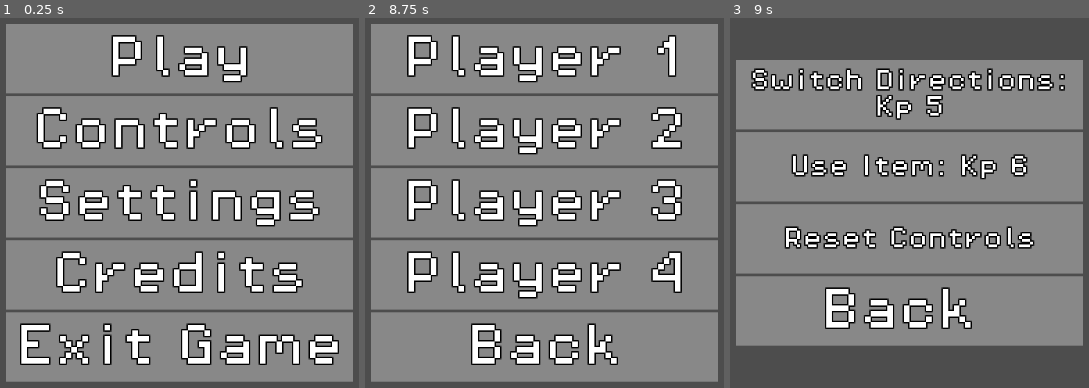
Above: before the commit, frames 1-3 (left to right).
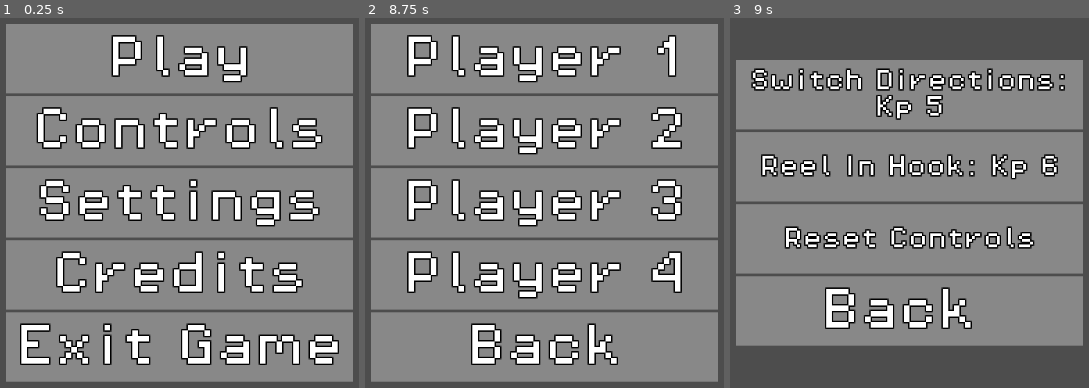
Above: after the commit, the same moments.

Repository: thebigpig905/tsa-game
Game: Godot game, scene res://Scenes/main.tscn
The game is run twice, just before and just after one commit, with the same random seed, the same clock (stepped at 60 frames per second) and the same inputs.
Inputs (mouse positions are in pixels of both pictures, inside the frame that each line leads up to):
- Up to frame 1 (0.25 s): no input
- Up to frame 2 (8.75 s): tap Enter at 0.5, 2, 3.5 s; move the mouse to (720, 180) at 0.52 s; tap Keypad 0 (0) at 0.6, 1.35, 2.3, 2.85, 3.6, 4.55, 5.1, 5.85, 6.8, 7.35, 8.1 s; tap Space at 1.25, 2.75, 4.25 s; move the mouse to (382, 225) at 1.27 s; move the mouse to (623, 103) at 2.02 s; click (623, 103) at 2.1 s; move the mouse to (505, 291) at 2.77 s; move the mouse to (outside the picture) at 3.52 s; move the mouse to (outside the picture) at 4.27 s; click (outside the picture) at 4.35 s; move the mouse to (583, 203) at 5.02 s; move the mouse to (426, 88) at 5.77 s; move the mouse to (720, 180) at 6.52 s; click (720, 180) at 6.6 s; move the mouse to (382, 225) at 7.27 s; move the mouse to (623, 103) at 8.02 s
- Up to frame 3 (9 s): move the mouse to (870, 291) at 8.77 s; click (870, 291) at 8.85 s

Frames 1-2 are identical in both runs. In frame 3, 3.1% of the frame differs, in the area x 8-92%, y 36-44%.

Commit message:
added powerups

Diff:
--- a/Scenes/level.tscn
+++ b/Scenes/level.tscn
@@ -1,8 +1,9 @@
-[gd_scene load_steps=5 format=3 uid="uid://bdhr0jkcfalc3"]
+[gd_scene load_steps=6 format=3 uid="uid://bdhr0jkcfalc3"]
 
 [ext_resource type="Script" path="res://Scripts/Game/level.gd" id="1_ngj87"]
 [ext_resource type="PackedScene" uid="uid://vl27g7nuolo1" path="res://Scenes/player.tscn" id="2_6ku75"]
 [ext_resource type="Texture2D" uid="uid://cna5xt1ouy52k" path="res://Assets/Placeholders/wall.png" id="3_a6txe"]
+[ext_resource type="Texture2D" uid="uid://u5ha568t88up" path="res://Assets/Placeholders/sheild.png" id="4_myn7e"]
 
 [sub_resource type="RectangleShape2D" id="RectangleShape2D_cjv0f"]
 size = Vector2(8.5, 9)
@@ -74,3 +75,19 @@
 
 [node name="CollisionShape2D" type="CollisionShape2D" parent="SubViewportContainer/SubViewport/Bottom"]
 shape = SubResource("RectangleShape2D_cjv0f")
+
+[node name="FrenzyTimer" type="Timer" parent="."]
+wait_time = 30.0
+one_shot = true
+
+[node name="sheild" type="TextureRect" parent="."]
+custom_minimum_size = Vector2(64, 64)
+layout_mode = 0
+offset_left = 12.0
+offset_top = 1.0
+offset_right = 76.0
+offset_bottom = 65.0
+texture = ExtResource("4_myn7e")
+
+[connection signal="power" from="SubViewportContainer/SubViewport/Player" to="." method="_on_player_power"]
+[connection signal="timeout" from="FrenzyTimer" to="SubViewportContainer/SubViewport/Player" method="_on_frenzy_timer_timeout"]
--- a/Scenes/player.tscn
+++ b/Scenes/player.tscn
@@ -7,7 +7,7 @@
 radius = 11.7047
 
 [sub_resource type="CircleShape2D" id="CircleShape2D_fx8si"]
-radius = 16.7631
+radius = 19.0
 
 [node name="Player" type="CharacterBody2D"]
 script = ExtResource("1_8lnu7")
--- a/Scripts/Game/level.gd
+++ b/Scripts/Game/level.gd
@@ -11,13 +11,14 @@
 @onready var top: StaticBody2D = $SubViewportContainer/SubViewport/Top
 @onready var bottom: StaticBody2D = $SubViewportContainer/SubViewport/Bottom
 var prev:Vector2 = Vector2(1 , 1)
-var level:int = 1
+var level:int = 0
 var fish_left:int = 0
 
 var len = 1000
 var maxY:int
 
 var fishes = []
+var sheilded:bool = false
 
 
 func _ready() -> void:
@@ -51,6 +52,7 @@
 
 
 func _process(delta: float) -> void:
+	$sheild.visible = sheilded
 	if get_parent().paused == true:
 		player.p = 0
 		for i in fishes:
@@ -69,12 +71,17 @@
 			player.dir.x = prev.x
 		player.dir.y = -1
 	if player.position.y <= 0 + (player.size.y / 2):
+		player.ext = Vector2(1 , 1)
+		player.scale = Vector2(1 , 1)
 		player.dir.y = 1
-		Global.scores[loaded] += player.held * 100
-		if fish_left <= Global.settings["weight"] / 2:
+		if $FrenzyTimer.time_left != 0:
+			Global.scores[loaded] += player.held * 150
+		else:
+			Global.scores[loaded] += player.held * 100
+		if fish_left <= Global.settings["weight"] - 1:
 			fish_left = 0
+			level += 1
 			create_fishes()
-			level += 1
 		player.held = 0
 
 
@@ -93,6 +100,13 @@
 			else:
 				if player.dir == Vector2(0 , 2):
 					player.dir = prev
+		if event.as_text() == Global.use[loaded]:
+			if event.is_pressed() == true:
+				if event.is_echo() == false:
+					if player.held > 0:
+						if player.dir.y == 2:
+							player.dir.x = prev.x
+						player.dir.y = -1
 
 func create_fishes():
 	for i in $SubViewportContainer/SubViewport.get_children():
@@ -112,4 +126,45 @@
 			newFish.position.x = randi_range(10 , lvlsize.x - 10)
 			newFish.position.y = (100 * i) + 200
 			fishes.append(newFish)
-			$SubViewportContainer/SubViewport.add_child(newFish)
+	var bad = []
+	for i in fishes:
+		if i.type == "fish":
+			bad.append(i)
+	for i in clamp(level , 0 , Global.settings["length"] * 2):
+		var rand = randi_range(0 , bad.size() - 1)
+		if bad[rand].type != "bad":
+			bad[rand].type = "bad"
+			fish_left -= 1
+	for i in fishes:
+		$SubViewportContainer/SubViewport.add_child(i)
+
+
+func _on_player_power(type: Variant) -> void:
+	match type:
+		"sheild":
+			sheilded = true
+		"pslow":
+			for i in get_parent().get_child_count():
+				if get_parent().get_child(i).has_method("_on_player_power"):
+					if get_parent().get_child(i) != self:
+						if get_parent().get_child(i).sheilded == false:
+							get_parent().get_child(i).player.ext = Vector2(0.5 , 1)
+						else:
+							get_parent().get_child(i).sheilded = false
+		"pfast":
+			for i in get_parent().get_child_count():
+				if get_parent().get_child(i).has_method("_on_player_power"):
+					if get_parent().get_child(i) != self:
+						if get_parent().get_child(i).sheilded == false:
+							for k in get_parent().get_child(i).get_child(0).get_child(0).get_children():
+								if k.has_method("fish"):
+									k.speed = randi_range(175 , 300)
+						else:
+							get_parent().get_child(i).sheilded = false
+		"bonus":
+			Global.scores[loaded] += 50
+		"size":
+			player.scale = Vector2(2 , 2)
+		"frenzy":
+			$FrenzyTimer.start()
+			player.frenzy = true
--- a/Scripts/Game/player.gd
+++ b/Scripts/Game/player.gd
@@ -1,4 +1,5 @@
 extends CharacterBody2D
+signal power(type)
 var held: int = 0
 var specials
 var dir = Vector2(0 , 0)
@@ -7,6 +8,7 @@
 var size: Vector2 = Vector2(16 , 30)
 var plr:int
 var p = 1
+var frenzy:bool = false
 
 # Called every frame. 'delta' is the elapsed time since the previous frame.
 func _physics_process(delta: float) -> void:
@@ -16,7 +18,20 @@
 
 func _on_area_2d_body_entered(body: Node2D) -> void:
 	if body.type == "fish":
-		if held < Global.settings["weight"]:
+		if !frenzy:
+			if held < Global.settings["weight"]:
+				held += 1
+				get_parent().get_parent().get_parent().fish_left -= 1
+				for i in get_parent().get_parent().get_parent().fishes.size():
+					if get_parent().get_parent().get_parent().fishes[i] == body:
+						get_parent().get_parent().get_parent().fishes.remove_at(i)
+						break
+				for i in get_parent().get_children():
+					if i == body:
+						get_parent().remove_child(i)
+						i.queue_free()
+						break
+		else:
 			held += 1
 			get_parent().get_parent().get_parent().fish_left -= 1
 			for i in get_parent().get_parent().get_parent().fishes.size():
@@ -28,6 +43,35 @@
 					get_parent().remove_child(i)
 					i.queue_free()
 					break
+	if body.type == "bad":
+		if ! get_parent().get_parent().get_parent().sheilded:
+			Global.scores[plr] -= 250
+		else:
+			get_parent().get_parent().get_parent().sheilded = false
+		for i in get_parent().get_parent().get_parent().fishes.size():
+			if get_parent().get_parent().get_parent().fishes[i] == body:
+				get_parent().get_parent().get_parent().fishes.remove_at(i)
+				break
+		for i in get_parent().get_children():
+			if i == body:
+				get_parent().remove_child(i)
+				i.queue_free()
+				break
 
 	if body.type == "power":
-		pass
+		power.emit(body.powers[body.num])
+
+
+		for i in get_parent().get_parent().get_parent().fishes.size():
+			if get_parent().get_parent().get_parent().fishes[i] == body:
+				get_parent().get_parent().get_parent().fishes.remove_at(i)
+				break
+		for i in get_parent().get_children():
+			if i == body:
+				get_parent().remove_child(i)
+				i.queue_free()
+				break
+
+
+func _on_frenzy_timer_timeout() -> void:
+	frenzy = false
--- a/Scripts/Game/powerup.gd
+++ b/Scripts/Game/powerup.gd
@@ -2,20 +2,33 @@
 
 var type:String
 const FISHES = ["blueFish" , "greenFish" , "orangeFish" , "purpleFish" , "redFish" , "yellowFish"]
-var powers = []
+var powers = ["sheild" , "pslow" , "pfast" , "bonus" , "size" , "frenzy"]
 var dir:Vector2 = Vector2(0 , 0)
 var speed = 50
 var p = 1
+var num:int
 
 func _ready() -> void:
+	num = randi_range(0 , powers.size() - 1)
 	if type == "fish":
 		$Sprite2D.texture = Global.textures[FISHES[randi_range(0 , 5)]]
 		if randi_range(1 , 2) == 1:
 			dir = Vector2(1 , 0)
 		else:
 			dir = Vector2(-1 , 0)
+
 	if type == "power":
-		$Sprite2D.texture = Global.HOOK
+		$Sprite2D.texture = Global.textures[powers[num]]
+		if powers[num] != "size":
+			scale = Vector2(1.5 , 1.5)
+
+	if type == "bad":
+		$Sprite2D.texture = Global.PUFFERFISH
+		scale = Vector2(1.5 , 1.5)
+		if randi_range(1 , 2) == 1:
+			dir = Vector2(1 , 0)
+		else:
+			dir = Vector2(-1 , 0)
 
 func _physics_process(delta: float) -> void:
 	velocity = speed * dir * p
--- a/Scripts/GlobalScripts/Global.gd
+++ b/Scripts/GlobalScripts/Global.gd
@@ -38,8 +38,18 @@
 const RED_FISH = preload("res://Assets/Placeholders/redFish.png")
 const YELLOW_FISH = preload("res://Assets/Placeholders/yellowFish.png")
 
+const PUFFERFISH = preload("res://Assets/Placeholders/pufferfish.png")
+
+const BIG_HOOK = preload("res://Assets/Placeholders/bigHook.png")
+const BONUS = preload("res://Assets/Placeholders/bonus.png")
+const FRENZY = preload("res://Assets/Placeholders/frenzy.png")
+const SHEILD = preload("res://Assets/Placeholders/sheild.png")
+const SLOWHOOK = preload("res://Assets/Placeholders/slowhook.png")
+const SPEEDFISH = preload("res://Assets/Placeholders/speedfish.png")
+
 var textures = {"blueFish":BLUE_FISH , "greenFish":GREEN_FISH , "orangeFish": ORANGE_FISH , "purpleFish":PURPLE_FISH ,
-"redFish":RED_FISH , "yellowFish": YELLOW_FISH , "hook":HOOK}
+"redFish":RED_FISH , "yellowFish": YELLOW_FISH , "hook":HOOK , "pufferfish":PUFFERFISH ,
+"sheild":SHEILD , "pslow":SLOWHOOK , "pfast":SPEEDFISH , "bonus":BONUS , "size":BIG_HOOK , "frenzy":FRENZY}
 
 var colors = [Color.RED , Color.DARK_ORANGE , Color.GOLD , Color.WEB_GREEN , Color.MEDIUM_BLUE , Color.WEB_PURPLE , Color.WEB_GRAY , Color.HOT_PINK]
 
--- a/Scripts/UI/menu.gd
+++ b/Scripts/UI/menu.gd
@@ -7,7 +7,7 @@
 "inGame": ["Start" , "Back"] ,
 "controls": ["Player 1" , "Player 2" , "Player 3" , "Player 4" , "Back"] ,
 "playing":["Resume" , "Controls" , "Quit"] ,
-"editControls": ["Switch Directions" , "Use Item" , "Reset Controls" ,  "Back "] ,
+"editControls": ["Switch Directions" , "Reel In Hook" , "Reset Controls" ,  "Back "] ,
 "settings": ["Reset" , "Back"] ,
 "end": ["Main Menu"]}
 #what page was the menu first loaded on
@@ -76,7 +76,7 @@
 				Global.switch[pc] = new
 				block = false
 				updateButtons()
-			"Use Item":
+			"Reel In Hook":
 				$ButtonHolder.get_child(2).get_child(0).text = "Awaiting Input"
 				block = true
 				await inputs
--- a/Scripts/UI/menu_button.gd
+++ b/Scripts/UI/menu_button.gd
@@ -9,7 +9,7 @@
 	if alt != null:
 		if btnName == "Switch Directions": #adds the key bound if the button is keybind button
 			$Label.text += ": " + str(Global.switch[alt])
-		if btnName == "Use Item":
+		if btnName == "Reel In Hook":
 			$Label.text += ": " + str(Global.use[alt])
 	if $Label.get_line_count() > 1: #sets smaller font size if text is too big for button
 		$Label.add_theme_font_size_override("font_size" , 16)
Binary file added: Assets/Placeholders/bigHook.png
Not shown, added: Assets/Placeholders/bigHook.png.import
Binary file added: Assets/Placeholders/bonus.png
Not shown, added: Assets/Placeholders/bonus.png.import
Binary file added: Assets/Placeholders/frenzy.png
Not shown, added: Assets/Placeholders/frenzy.png.import
Binary file changed: Assets/Placeholders/pufferfish.png
Binary file added: Assets/Placeholders/sheild.png
Not shown, added: Assets/Placeholders/sheild.png.import
Binary file added: Assets/Placeholders/slowhook.png
Not shown, added: Assets/Placeholders/slowhook.png.import
Binary file added: Assets/Placeholders/speedfish.png
(and 1 more such lines)
